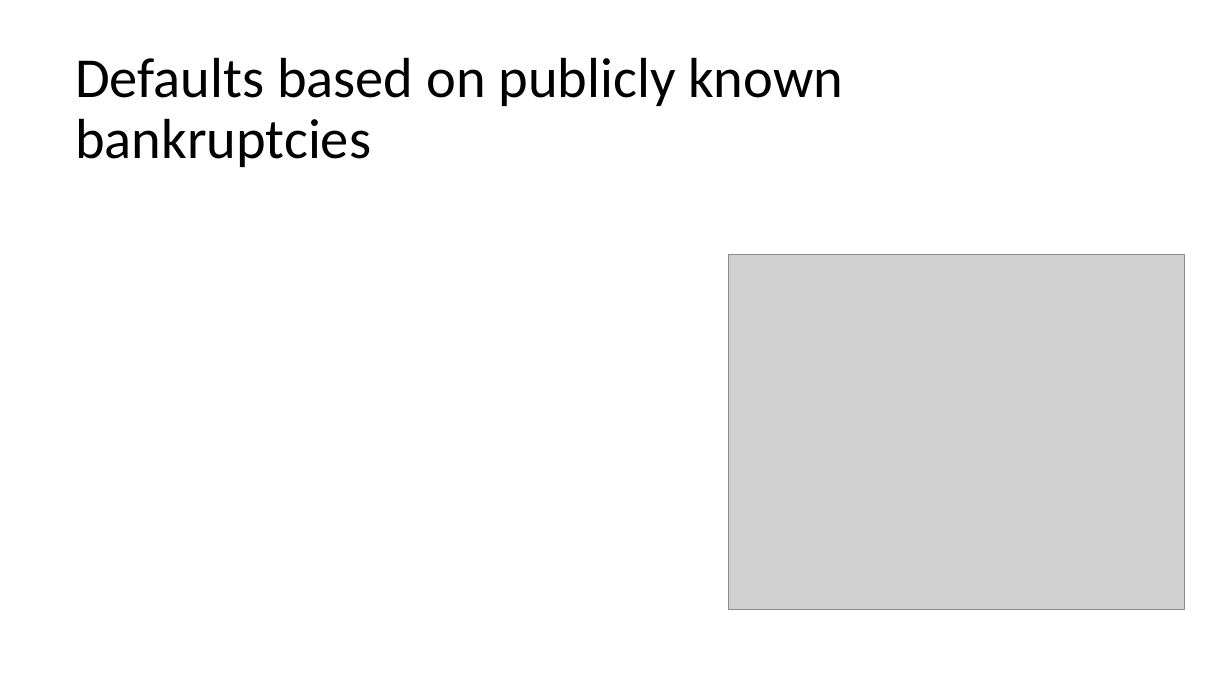
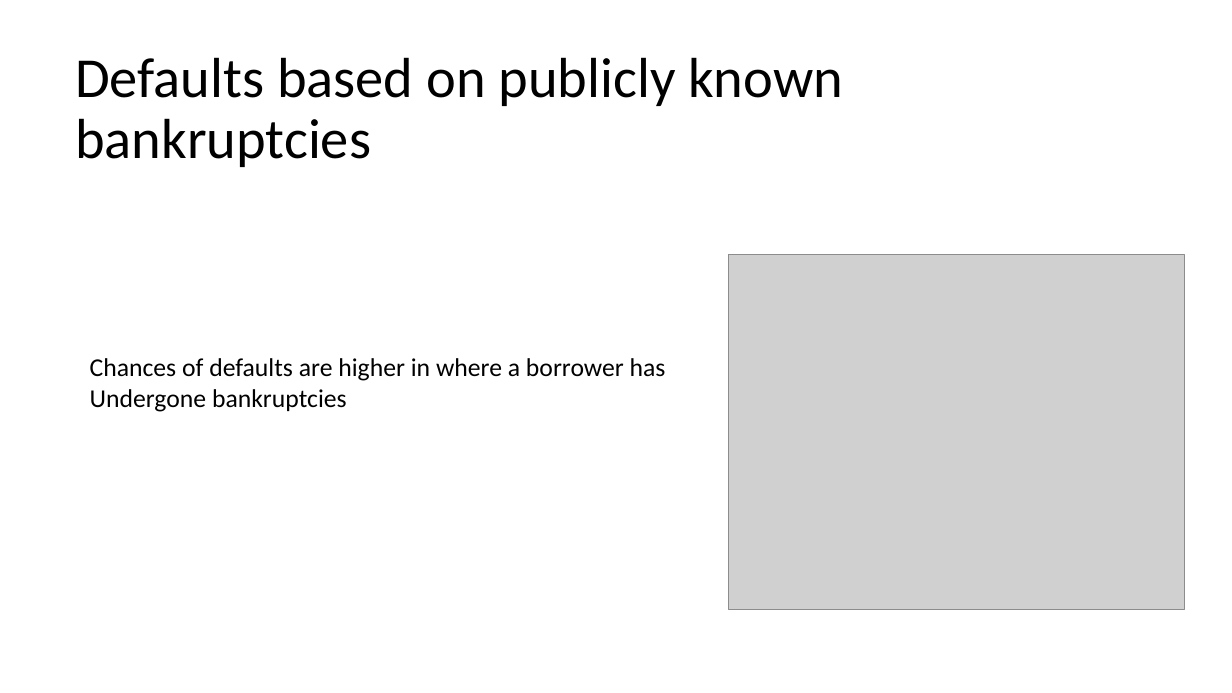
Before and after one commit to maheshh22/LendingClub, a slide deck: slide 13 of LendingCaseStudy.pptx. Drawn at 1232x693 pixels with LibreOffice and Linux fonts; fonts in the diff are those of the drawing; grey boxes stand for pictures. Boxes give left, top, right and bottom in pixels: in the first picture for what was removed or moved away, otherwise in the second. Text is boxed around its words. In the diff, an @@ line names an element or a change of style, - is before the commit and + after.

```diff
--- a/LendingCaseStudy.pptx
+++ b/LendingCaseStudy.pptx
@@ text added at <box>90,358,666,412</box>, 20 pt, text #000000 @@
+Chances of defaults are higher in where a borrower has
+Undergone bankruptcies
```
Also in this commit, not shown: 11 other slides changed, 3 slides added, 1 slide removed.
